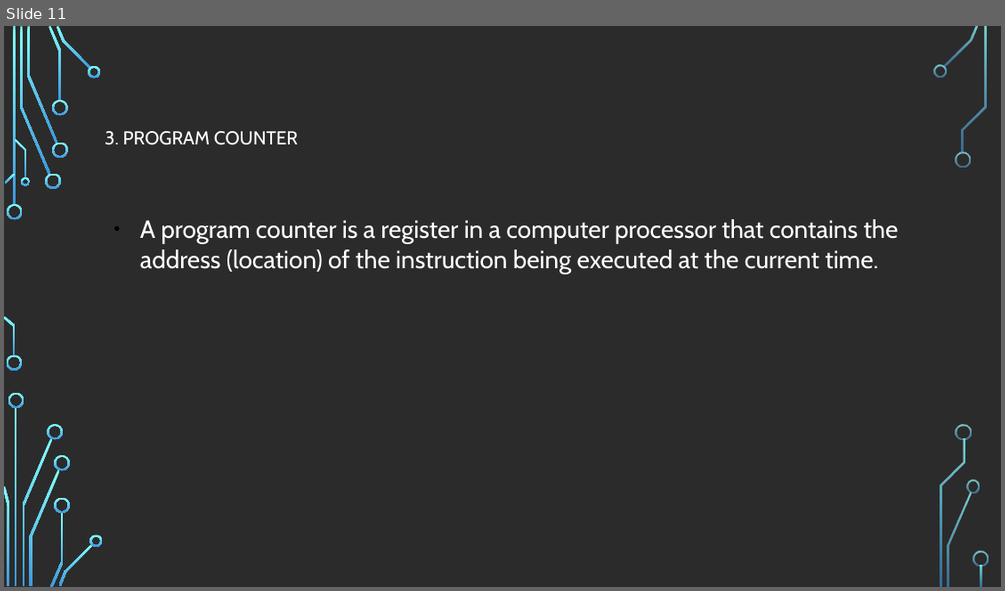
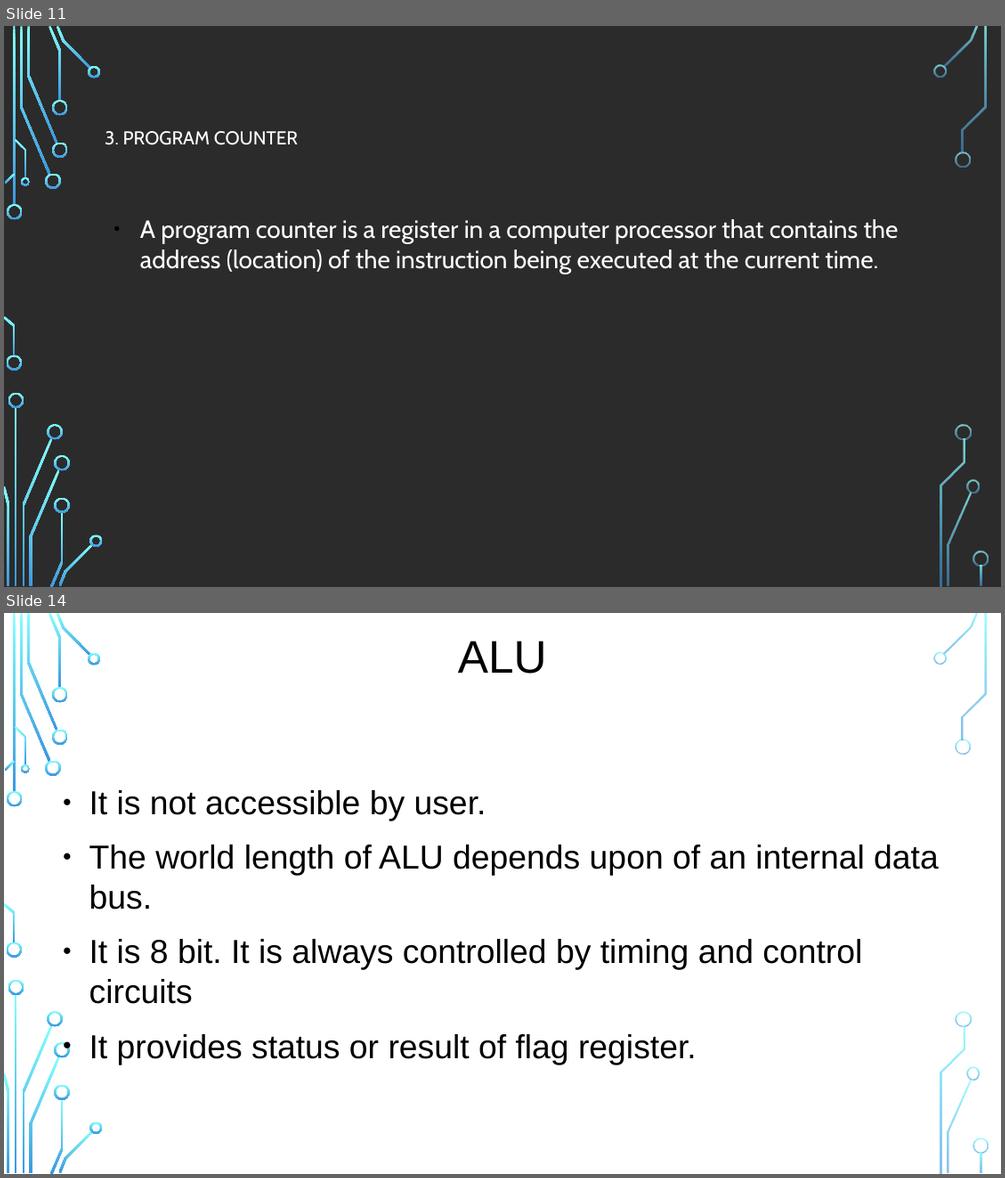
Before and after one commit to mhannan-dev/laravel_ecommerce, a slide deck: 8085 Microprocessor.pptx. Shown one above the other, each under a label of ours: slide 11 before the commit, slides 11 and 14 after it; the slides between them are not shown. The pictures are 1005x591 and 1005x1178 pixels, drawn with LibreOffice and Linux fonts; fonts in the diff are those of the drawing; background and template pictures are left out; a plain dark background stands for a picture behind light text. Boxes give left, top, right and bottom in pixels: in the first picture for what was removed or moved away, otherwise in the second. Text is boxed around its words. In the diff, an @@ line names an element or a change of style, - is before the commit and + after.

```diff
--- a/8085 Microprocessor.pptx
+++ b/8085 Microprocessor.pptx
@@ slide 14 added at bbox=[4, 613, 1001, 1174], background picture (left out); not listed: 36 template elements that a slide beside it also shows @@
@@ text added at bbox=[458, 641, 547, 674], 44 pt, text #000000 @@
+ALU
@@ text added at bbox=[89, 790, 938, 1064], 32 pt, text #000000 @@
+● It is not accessible by user.
+● The world length of ALU depends upon of an internal data bus.
+● It is 8 bit. It is always controlled by timing and control circuits
+● It provides status or result of flag register.
```
Also in this commit, not shown: 9 other slides changed, 10 other slides added, 3 slides removed.
